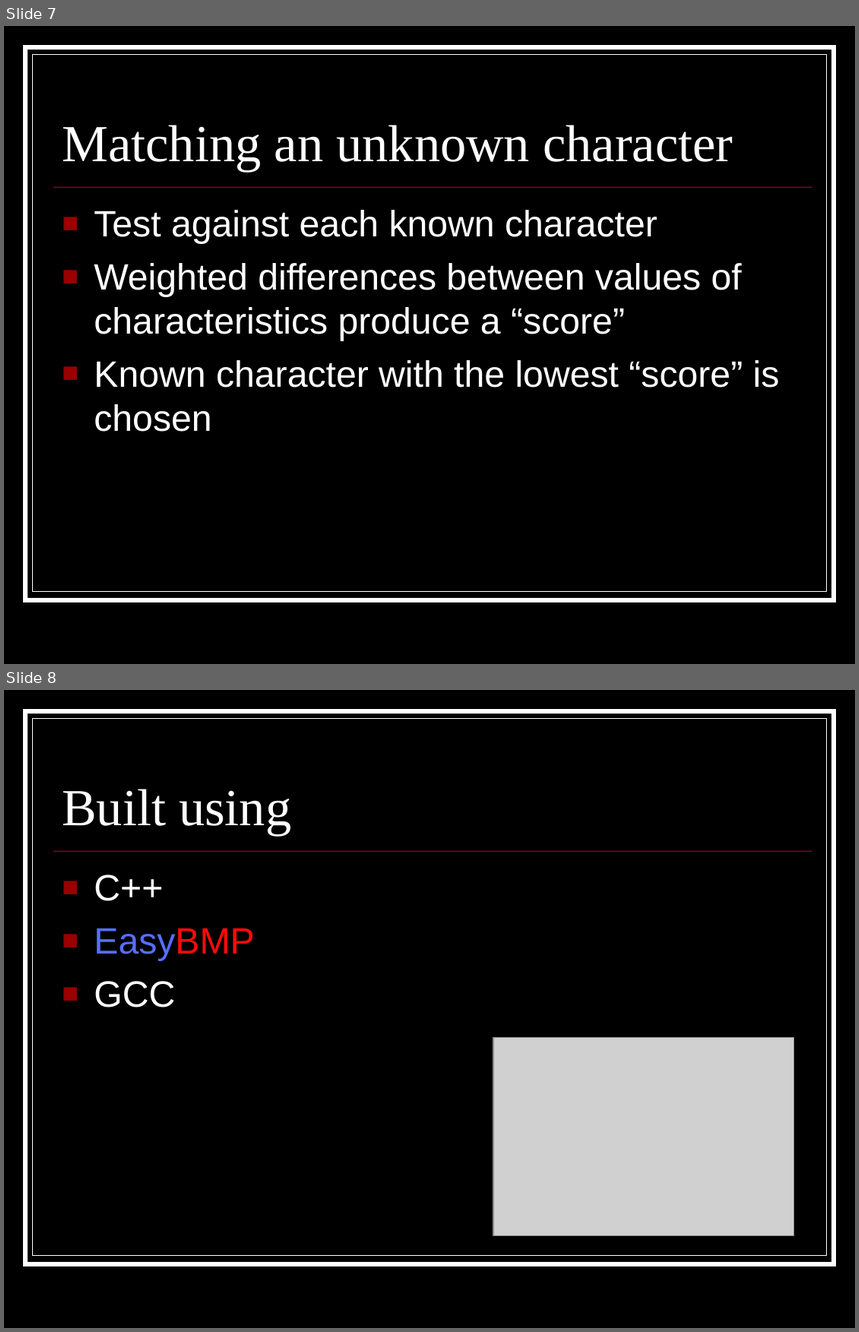
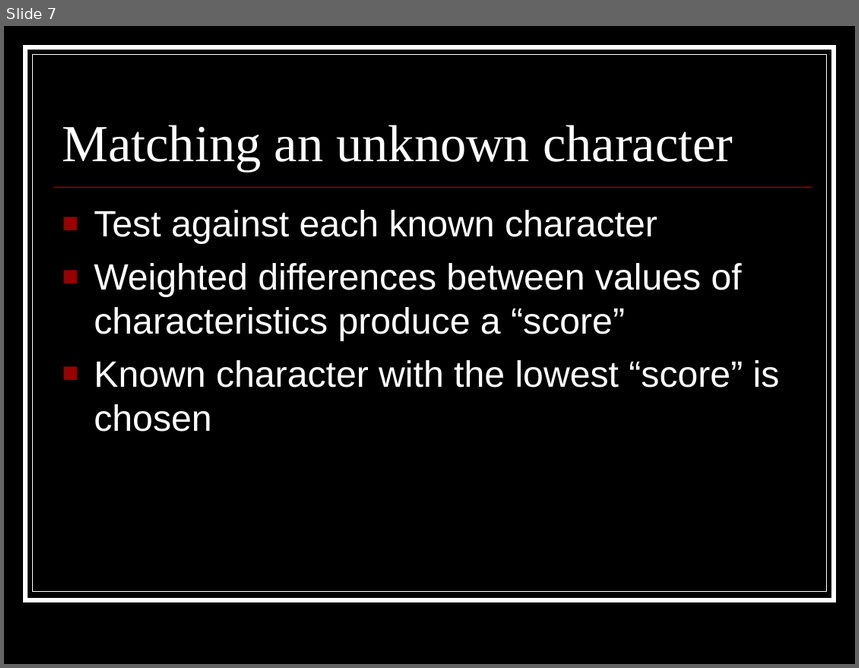
Before and after one commit to coyotebush/OCR, a slide deck: presentation/OCR.ppt. Shown one above the other, each under a label of ours: slides 7 and 8 before the commit, slide 7 after it. The pictures are 859x1332 and 859x668 pixels, drawn with LibreOffice and Linux fonts; fonts in the diff are those of the drawing; grey boxes stand for pictures. Boxes give left, top, right and bottom in pixels: in the first picture for what was removed or moved away, otherwise in the second. Text is boxed around its words. In the diff, an @@ line names an element or a change of style, - is before the commit and + after.

```diff
--- a/presentation/OCR.ppt
+++ b/presentation/OCR.ppt
@@ slide 8 removed at (4,690,855,1328), background #000000; not listed: 3 template elements that a slide beside it also shows @@
@@ title removed at (62,789,291,836) @@
-Built using
@@ text removed at (94,875,254,1008) @@
-■ C++
-■ EasyBMP
-■ GCC
@@ picture removed at (493,1037,794,1236) @@
```
Also in this commit, not shown: 1 slide added.
